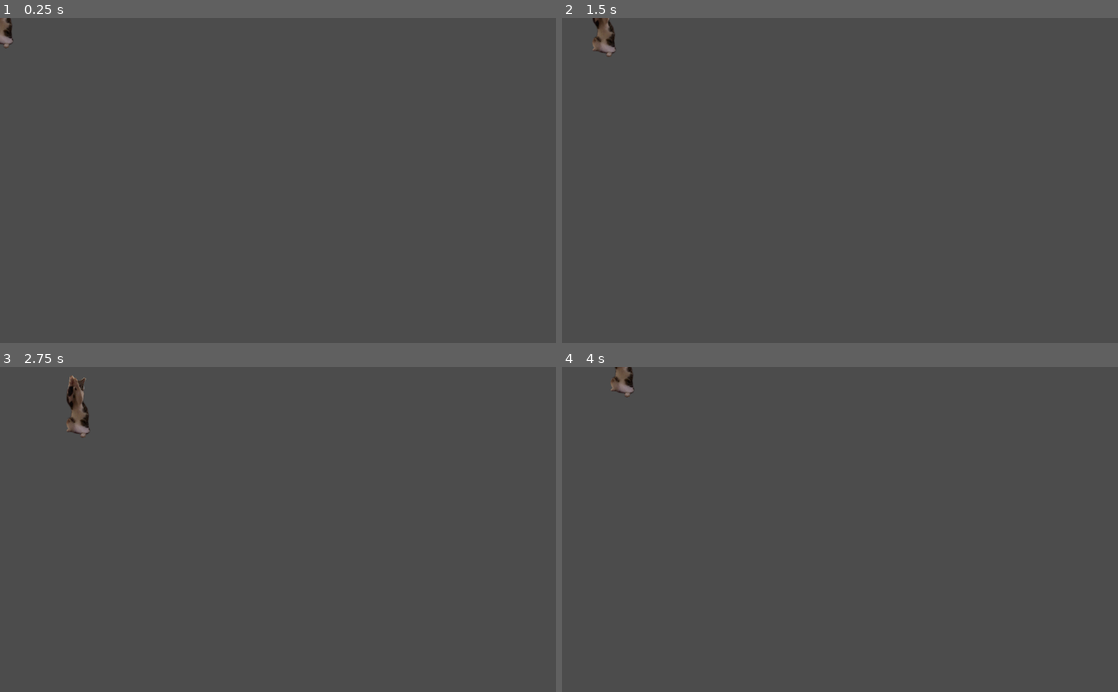
Above: before the commit, frames 1-4 (two rows, left to right).
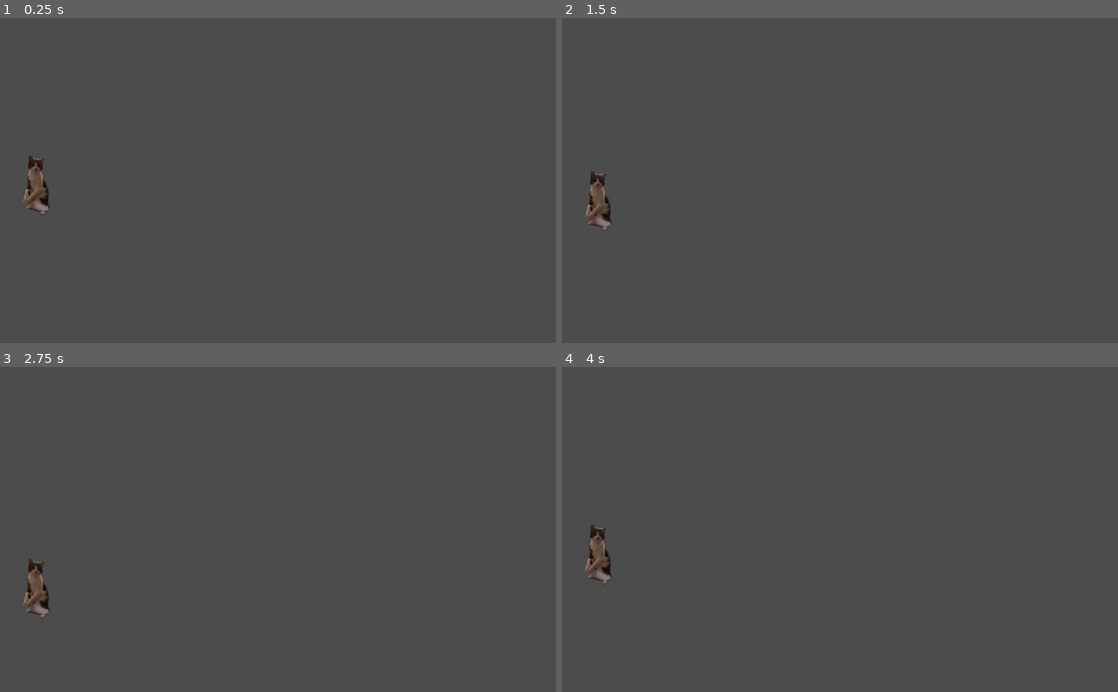
Above: after the commit, the same moments.

Repository: surgura/Gus
Game: Godot game, scene res://world.tscn
Same seed, same stepped clock (60 frames per second), same inputs: the game is played once before the commit and once after it.
Inputs:
- Up to frame 1 (0.25 s): no input
- Up to frame 2 (1.5 s): hold D (right) 0.53-1.28 s; tap Space (hit, bound only after the commit) at 0.6, 1.35 s; hold S (down) from 1.28 s (still down)
- Up to frame 3 (2.75 s): release S (down) at 2.03 s; hold D (right) from 2.03 s (still down); tap Space (hit, bound only after the commit) at 2.1 s
- Up to frame 4 (4 s): release D (right) at 2.78 s; hold W (up) 2.78-3.53 s; tap Space (hit, bound only after the commit) at 2.85, 3.6 s; hold A (left) from 3.53 s (still down)

The runs differ from the first frame. In frame 1, 0.6% of the frame differs, in the area x 0-9%, y 0-61%; in frame 2, 0.7%; in frame 3, 0.9%, in the area x 4-17%, y 2-78%; in frame 4, 0.7%.

Commit message:
Added ball and basic ball hitting

Diff:
--- /dev/null
+++ b/godot/ball.gd
@@ -0,0 +1,14 @@
+extends RigidBody2D
+
+# Declare member variables here. Examples:
+# var a = 2
+# var b = "text"
+
+# Called when the node enters the scene tree for the first time.
+func _ready():
+	apply_central_impulse(Vector2(-100, 0))
+	pass # Replace with function body.
+
+# Called every frame. 'delta' is the elapsed time since the previous frame.
+#func _process(delta):
+#	pass
--- /dev/null
+++ b/godot/ball.tscn
@@ -0,0 +1,17 @@
+[gd_scene load_steps=4 format=2]
+
+[ext_resource path="res://ball.gd" type="Script" id=1]
+
+[sub_resource type="PhysicsMaterial" id=2]
+friction = 0.0
+bounce = 1.0
+
+[sub_resource type="CircleShape2D" id=1]
+
+[node name="Ball" type="RigidBody2D"]
+physics_material_override = SubResource( 2 )
+linear_damp = 0.0
+script = ExtResource( 1 )
+
+[node name="CollisionShape2D" type="CollisionShape2D" parent="."]
+shape = SubResource( 1 )
--- a/godot/gus.gd
+++ b/godot/gus.gd
@@ -4,12 +4,6 @@
 
 var move_up = false
 var move_down = false
-var move_left = false
-var move_right = false
-
-# Called when the node enters the scene tree for the first time.
-func _ready():
-	pass # Replace with function body.
 
 func input():
 	if Input.is_action_pressed("up"):
@@ -21,16 +15,6 @@
 		move_down = true
 	else:
 		move_down = false
-
-	if Input.is_action_pressed("left"):
-		move_left = true
-	else:
-		move_left = false
-
-	if Input.is_action_pressed("right"):
-		move_right = true
-	else:
-		move_right = false
 
 func _process(delta):
 	input()
@@ -44,12 +28,6 @@
 	if move_down:
 		do_move = true
 		move_direction += Vector2(0, 1)
-	if move_left:
-		do_move = true
-		move_direction += Vector2(-1, 0)
-	if move_right:
-		do_move = true
-		move_direction += Vector2(1, 0)
 
 	if do_move:
 		set_applied_force(move_force * move_direction.normalized())
--- a/godot/gus.tscn
+++ b/godot/gus.tscn
@@ -1,8 +1,9 @@
-[gd_scene load_steps=6 format=2]
+[gd_scene load_steps=8 format=2]
 
 [ext_resource path="res://gus.gd" type="Script" id=1]
 [ext_resource path="res://resources/gus animation/4.png" type="Texture" id=2]
 [ext_resource path="res://resources/gus animation/0.png" type="Texture" id=3]
+[ext_resource path="res://hitarea.gd" type="Script" id=4]
 
 [sub_resource type="CapsuleShape2D" id=1]
 
@@ -14,6 +15,10 @@
 "speed": 5.0
 } ]
 
+[sub_resource type="CapsuleShape2D" id=3]
+radius = 16.9508
+height = 63.9952
+
 [node name="Gus" type="RigidBody2D"]
 linear_damp = 50.0
 script = ExtResource( 1 )
@@ -21,10 +26,19 @@
 [node name="CollisionShape2D" type="CollisionShape2D" parent="."]
 scale = Vector2( 2, 2.5 )
 shape = SubResource( 1 )
+disabled = true
 
 [node name="AnimatedSprite" type="AnimatedSprite" parent="."]
 position = Vector2( -0.197952, -2.61567 )
 scale = Vector2( 0.1, 0.1 )
 frames = SubResource( 2 )
+frame = 1
 playing = true
 offset = Vector2( 120, 100 )
+
+[node name="Area2D" type="Area2D" parent="."]
+script = ExtResource( 4 )
+
+[node name="CollisionShape2D" type="CollisionShape2D" parent="Area2D"]
+position = Vector2( 30.4401, 0 )
+shape = SubResource( 3 )
--- /dev/null
+++ b/godot/hitarea.gd
@@ -0,0 +1,6 @@
+extends Area2D
+
+func _process(delta):
+	if Input.is_action_just_pressed("hit"):
+		for body in get_overlapping_bodies():
+			body.apply_central_impulse(Vector2(100, 0))
--- a/godot/project.godot
+++ b/godot/project.godot
@@ -41,10 +41,15 @@
 "events": [ Object(InputEventKey,"resource_local_to_scene":false,"resource_name":"","device":0,"alt":false,"shift":false,"control":false,"meta":false,"command":false,"pressed":false,"scancode":68,"unicode":0,"echo":false,"script":null)
  ]
 }
+hit={
+"deadzone": 0.5,
+"events": [ Object(InputEventKey,"resource_local_to_scene":false,"resource_name":"","device":0,"alt":false,"shift":false,"control":false,"meta":false,"command":false,"pressed":false,"scancode":32,"unicode":0,"echo":false,"script":null)
+ ]
+}
 
 [physics]
 
-2d/default_gravity=0
+2d/default_gravity=500
 
 [rendering]
 
--- a/godot/world.tscn
+++ b/godot/world.tscn
@@ -1,7 +1,21 @@
-[gd_scene load_steps=2 format=2]
+[gd_scene load_steps=4 format=2]
 
 [ext_resource path="res://gus.tscn" type="PackedScene" id=1]
+[ext_resource path="res://ball.tscn" type="PackedScene" id=2]
+
+[sub_resource type="RectangleShape2D" id=1]
+extents = Vector2( 659.734, 41.6042 )
 
 [node name="World" type="Node2D"]
+position = Vector2( 66.9346, 306.104 )
 
 [node name="Gus" parent="." instance=ExtResource( 1 )]
+
+[node name="Ball" parent="." instance=ExtResource( 2 )]
+position = Vector2( 387.083, -92.7676 )
+
+[node name="StaticBody2D" type="StaticBody2D" parent="."]
+
+[node name="CollisionShape2D" type="CollisionShape2D" parent="StaticBody2D"]
+position = Vector2( 378.731, 258.117 )
+shape = SubResource( 1 )
